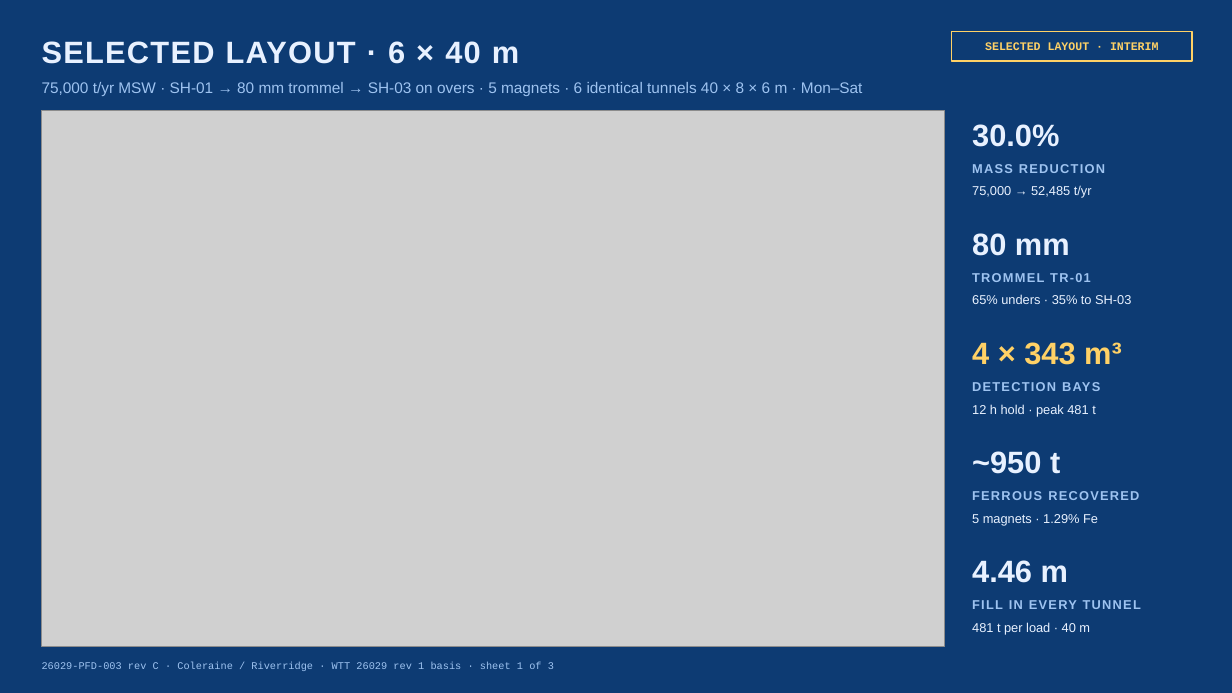
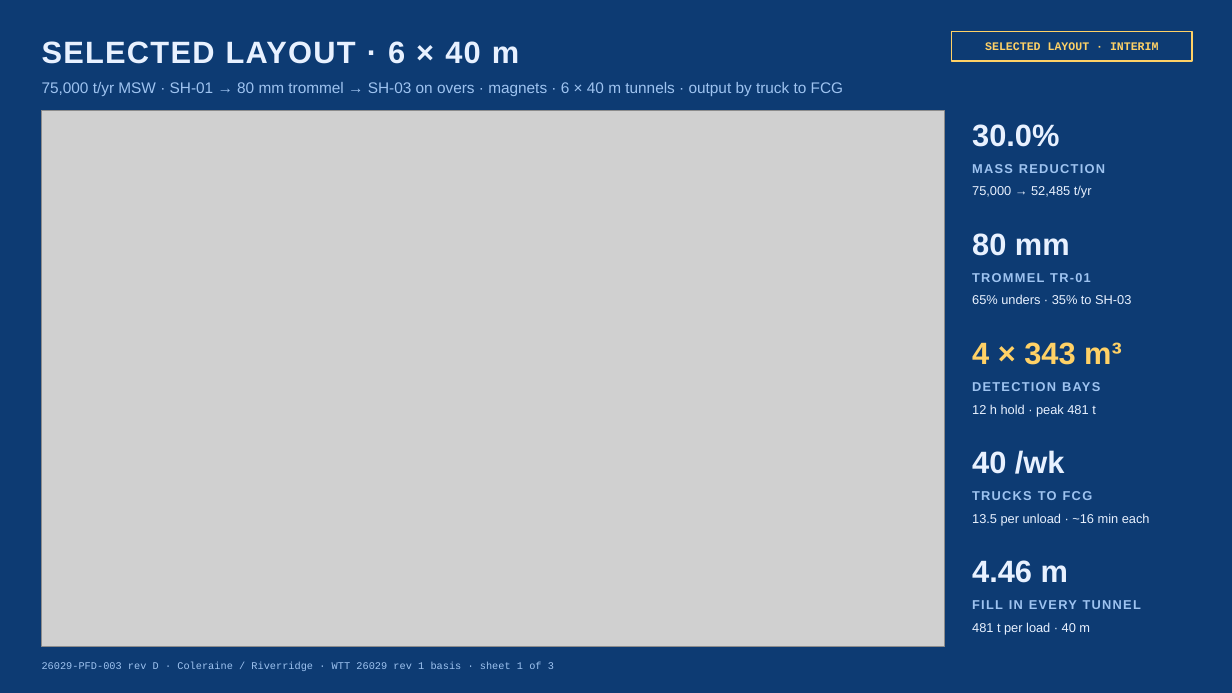
Before and after one commit to kiddr957-boop/tunnel-dashboard, a slide deck: slide 1 of Coleraine-6x40m-Tunnel-PFD.pptx. Drawn at 1232x693 pixels with LibreOffice and Linux fonts; fonts in the diff are those of the drawing; grey boxes stand for pictures. Boxes give left, top, right and bottom in pixels: in the first picture for what was removed or moved away, otherwise in the second. Text is boxed around its words. In the diff, an @@ line names an element or a change of style, - is before the commit and + after.

```diff
--- a/Coleraine-6x40m-Tunnel-PFD.pptx
+++ b/Coleraine-6x40m-Tunnel-PFD.pptx
@@ text at box(42, 82, 843, 96): text changed @@
-75,000 t/yr MSW · SH-01 → 80 mm trommel → SH-03 on overs · 5 magnets · 6 identical tunnels 40 × 8 × 6 m · Mon–Sat
+75,000 t/yr MSW · SH-01 → 80 mm trommel → SH-03 on overs · magnets · 6 × 40 m tunnels · output by truck to FCG
@@ text at box(972, 450, 1065, 474): text changed @@
-~950 t
+40 /wk
@@ text at box(972, 491, 1093, 500): text changed @@
-FERROUS RECOVERED
+TRUCKS TO FCG
@@ text at box(972, 513, 1150, 525): text changed @@
-5 magnets · 1.29% Fe
+13.5 per unload · ~16 min each
@@ text at box(42, 662, 554, 671): text changed @@
-26029-PFD-003 rev C · Coleraine / Riverridge · WTT 26029 rev 1 basis · sheet 1 of 3
+26029-PFD-003 rev D · Coleraine / Riverridge · WTT 26029 rev 1 basis · sheet 1 of 3
```
Also in this commit, not shown: 2 other slides changed, 3 other files.
